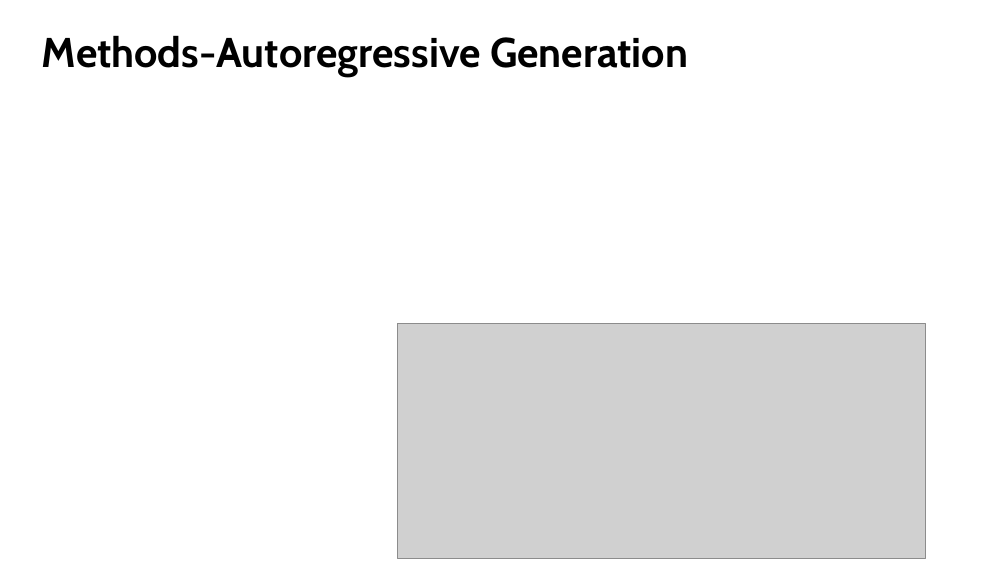
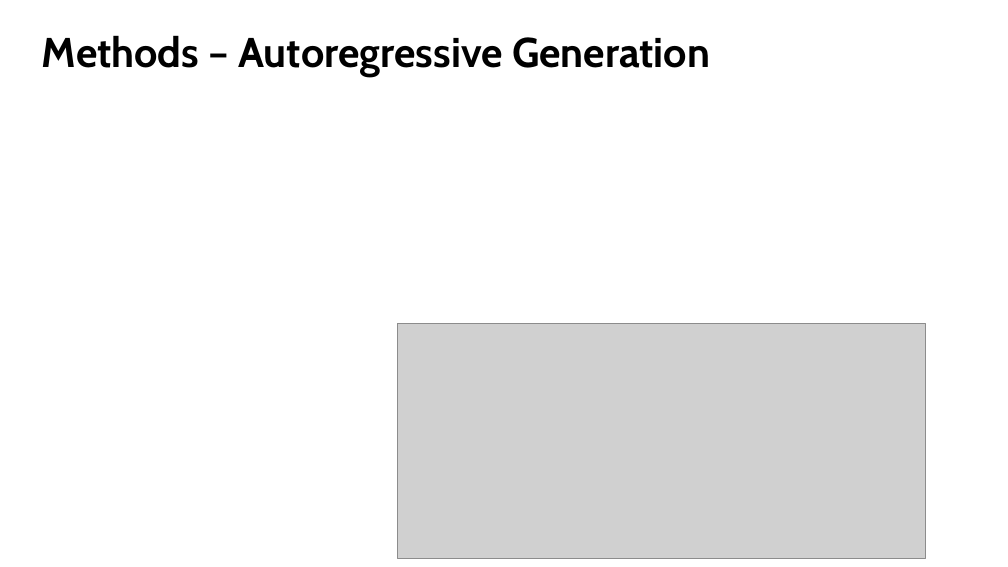
Before and after one commit to Lukelaitw/2025-VLL-undergraduate-research, a slide deck: slide 5 of week4/VLL_4_GameFactory_1103.pptx. Drawn at 1008x567 pixels with LibreOffice and Linux fonts; fonts in the diff are those of the drawing; grey boxes stand for pictures. Boxes give left, top, right and bottom in pixels: in the first picture for what was removed or moved away, otherwise in the second. Text is boxed around its words. In the diff, an @@ line names an element or a change of style, - is before the commit and + after.

Commit message:
4th ppt

```diff
--- a/week4/VLL_4_GameFactory_1103.pptx
+++ b/week4/VLL_4_GameFactory_1103.pptx
@@ title at (42,35,710,77): text changed @@
-Methods-Autoregressive Generation
+Methods – Autoregressive Generation
```
Also in this commit, not shown: 1 other slide changed, 6 slides added.
